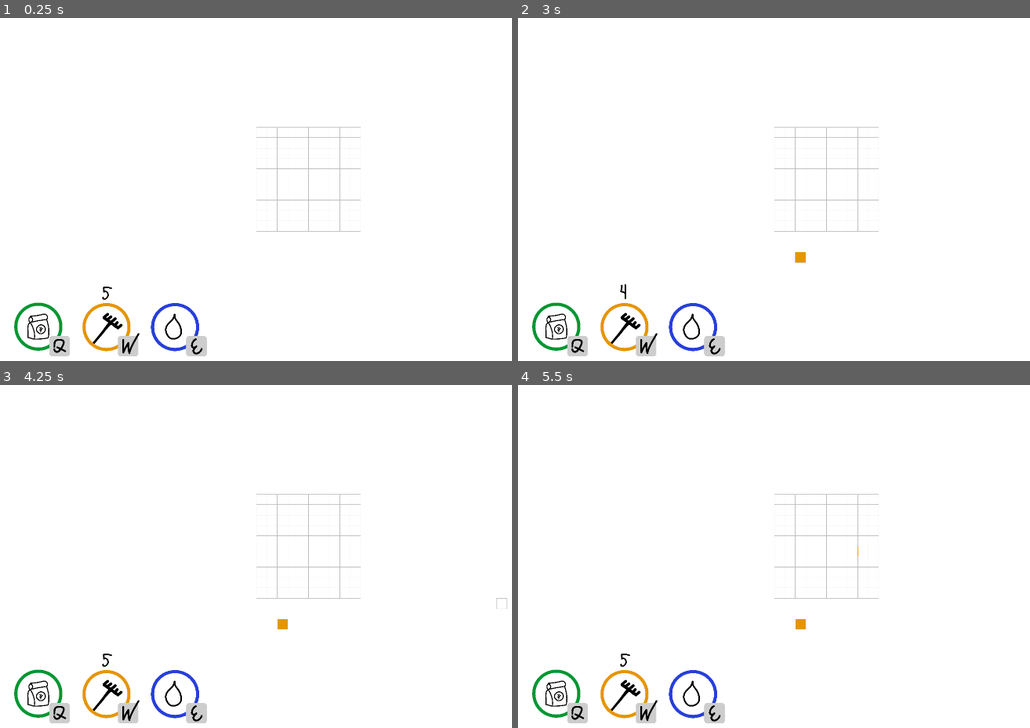
Above: before the commit, frames 1-4 (two rows, left to right).
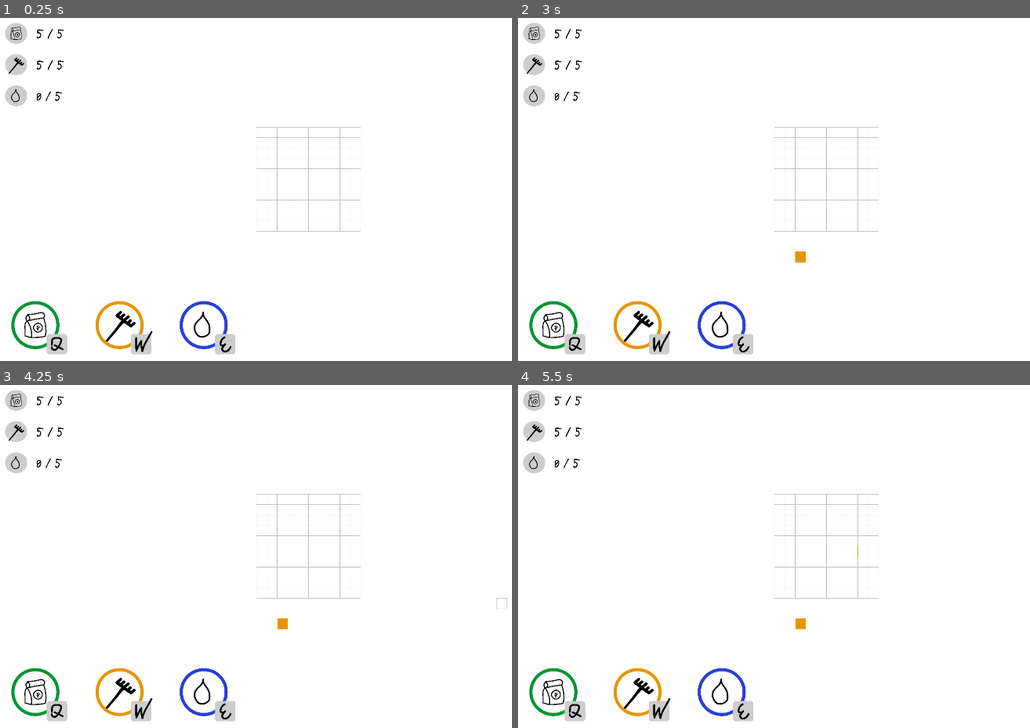
Above: after the commit, the same moments.

Repository: romaiy/gamedev-homework
Game: Godot game, scene res://scenes/main/main.tscn
Two runs of this game, one before a commit and one after it. Both use one fixed random seed, a clock stepped at 60 frames per second and the inputs below.
Inputs (mouse positions are in pixels of both pictures, inside the frame that each line leads up to):
- Up to frame 1 (0.25 s): no input
- Up to frame 2 (3 s): tap Enter at 0.5, 2 s; move the mouse to (963, 172) at 0.52 s; hold Q (plant) 0.53-1.28 s; tap E (water) at 0.8, 1.35 s; tap Space at 1.25, 2.75 s; move the mouse to (702, 206) at 1.27 s; tap W (weed) at 1.55 s; move the mouse to (886, 110) at 2.02 s; hold W (weed) 2.03-2.78 s; tap Q (plant) at 2.3 s; move the mouse to (794, 258) at 2.77 s; click (794, 258) at 2.85 s
- Up to frame 3 (4.25 s): tap E (water) at 3.05 s; tap Enter at 3.5 s; move the mouse to (496, 607) at 3.52 s; hold Q (plant) from 3.53 s (still down); tap W (weed) at 3.8 s
- Up to frame 4 (5.5 s): tap Space at 4.25 s; move the mouse to (640, 501) at 4.27 s; release Q (plant) at 4.28 s; tap E (water) at 4.35, 5.3 s; tap Q (plant) at 4.55 s; move the mouse to (855, 556) at 5.02 s; hold W (weed) from 5.03 s (still down)

The runs differ from the first frame. In frame 1, 3.6% of the frame differs, in the area x 0-46%, y 1-99%; in frame 2, 3.6%; in frame 3, 3.6%, in the area x 0-57%, y 1-99%; in frame 4, 3.6%.

Commit message:
feat: plant class added

Diff:
--- a/scenes/farm/farm.gd
+++ b/scenes/farm/farm.gd
@@ -1,8 +1,12 @@
 extends Node2D
+
+@export var plant_class: Resource
 
 var weeded_beds = []
 var plants_beds = []
 var watered_beds = []
+
+signal action_is_done
 
 var active_cell_points = null
 
@@ -40,11 +44,18 @@
 func add_plant():
 	if (!plants_beds.has(active_cell_points) and weeded_beds.has(active_cell_points)):
 		plants_beds.append(active_cell_points)
+		action_is_done.emit('plant')
+
+		if plant_class:
+			var plant = plant_class.new(active_cell_points.x, active_cell_points.y)
+			add_child(plant)
 
 func add_weed():
 	if (!weeded_beds.has(active_cell_points)):
 		weeded_beds.append(active_cell_points)
+		action_is_done.emit('weed')
 
 func add_water():
 	if (!watered_beds.has(active_cell_points)):
 		watered_beds.append(active_cell_points)
+		action_is_done.emit('water')
--- a/scenes/farm/farm.tscn
+++ b/scenes/farm/farm.tscn
@@ -1,8 +1,11 @@
-[gd_scene load_steps=2 format=3 uid="uid://ddtylbqwpg8gp"]
+[gd_scene load_steps=3 format=3 uid="uid://ddtylbqwpg8gp"]
 
 [ext_resource type="Script" path="res://scenes/farm/farm.gd" id="1_ge8pg"]
+[ext_resource type="Script" path="res://scenes/plant/plant.gd" id="2_hxy5e"]
 
 [node name="Farm" type="Node2D"]
+position = Vector2(0, -2)
 script = ExtResource("1_ge8pg")
+plant_class = ExtResource("2_hxy5e")
 
-[node name="WaterDryingTimer" type="Timer" parent="."]
+[node name="Timer" type="Timer" parent="."]
--- a/scenes/hud/hud.gd
+++ b/scenes/hud/hud.gd
@@ -1,15 +1,20 @@
-extends Node2D
+extends CanvasLayer
 
 
 # Called when the node enters the scene tree for the first time.
 func _ready():
-	pass # Replace with function body.
+	 # Replace with function body.
+	pass
+
+# Called every frame. 'delta' is the elapsed time since the previous frame.
+func _process(_delta):
+	pass
+
+func update_charges(chargesType: String, charges):
+	var node_path = "Header/" + chargesType + "/ChargesCount"
+	var charges_label = get_node(node_path)
+	charges_label.text = str(charges, ' / ', 5)
 
 
-# Called every frame. 'delta' is the elapsed time since the previous frame.
-func _process(delta):
-	pass
-
-
-func _on_user_user_weeded(charges):
-	$CanvasGroup/weed/ChargesCount.text = str(charges)
+func _on_user_change_hud(chargesType: String, charges):
+	update_charges(chargesType, charges)
--- a/scenes/hud/hud.tscn
+++ b/scenes/hud/hud.tscn
@@ -1,32 +1,103 @@
-[gd_scene load_steps=7 format=3 uid="uid://ddc30ltvi7iru"]
+[gd_scene load_steps=10 format=3 uid="uid://ddc30ltvi7iru"]
 
 [ext_resource type="Texture2D" uid="uid://decxtvnot8h2g" path="res://assets/icons/plant.png" id="1_itinc"]
 [ext_resource type="Texture2D" uid="uid://d3l6mtf65dv47" path="res://assets/icons/weed.png" id="1_ob66n"]
 [ext_resource type="Script" path="res://scenes/hud/hud.gd" id="1_wvdvv"]
 [ext_resource type="Texture2D" uid="uid://ckjjvn6l3ma1y" path="res://assets/icons/text-wrapper.png" id="2_g6bpl"]
+[ext_resource type="Texture2D" uid="uid://bougufx8c5pgv" path="res://assets/icons/small-plant.png" id="2_jpycv"]
 [ext_resource type="Texture2D" uid="uid://bise35vnsy7sf" path="res://assets/icons/water.png" id="3_1r50j"]
 [ext_resource type="FontFile" uid="uid://yyihm3blh2ec" path="res://assets/fonts/Kurochkalapkoi.ttf" id="3_ha6ov"]
+[ext_resource type="Texture2D" uid="uid://c700bvk6xe2rw" path="res://assets/icons/small-weed.png" id="3_yy330"]
+[ext_resource type="Texture2D" uid="uid://dfmi1yb5lnd6c" path="res://assets/icons/small-water.png" id="4_2dq35"]
 
-[node name="Hud" type="Node2D"]
+[node name="Hud" type="CanvasLayer"]
 script = ExtResource("1_wvdvv")
 
-[node name="CanvasGroup" type="CanvasGroup" parent="."]
+[node name="Header" type="Control" parent="."]
+layout_mode = 3
+anchors_preset = 0
 
-[node name="plant" type="Node2D" parent="CanvasGroup"]
-position = Vector2(40, 870)
+[node name="plant" type="Node2D" parent="Header"]
+position = Vector2(64, 64)
+scale = Vector2(0.1, 0.1)
+
+[node name="Small-plant" type="Sprite2D" parent="Header/plant"]
+texture = ExtResource("2_jpycv")
+
+[node name="ChargesCount" type="Label" parent="Header/plant"]
+offset_left = 630.0
+offset_top = -310.0
+offset_right = 1422.0
+offset_bottom = 230.0
+theme_override_colors/font_color = Color(0, 0, 0, 1)
+theme_override_fonts/font = ExtResource("3_ha6ov")
+theme_override_font_sizes/font_size = 450
+text = "0 / 5"
+
+[node name="weed" type="Node2D" parent="Header"]
+position = Vector2(64, 160)
+scale = Vector2(0.1, 0.1)
+
+[node name="Small-weed" type="Sprite2D" parent="Header/weed"]
+texture = ExtResource("3_yy330")
+
+[node name="ChargesCount" type="Label" parent="Header/weed"]
+offset_left = 630.0
+offset_top = -310.0
+offset_right = 1422.0
+offset_bottom = 230.0
+theme_override_colors/font_color = Color(0, 0, 0, 1)
+theme_override_fonts/font = ExtResource("3_ha6ov")
+theme_override_font_sizes/font_size = 450
+text = "0 / 5"
+
+[node name="water" type="Node2D" parent="Header"]
+position = Vector2(64, 256)
+scale = Vector2(0.1, 0.1)
+
+[node name="Small-water" type="Sprite2D" parent="Header/water"]
+texture = ExtResource("4_2dq35")
+
+[node name="ChargesCount" type="Label" parent="Header/water"]
+offset_left = 630.0
+offset_top = -310.0
+offset_right = 1422.0
+offset_bottom = 230.0
+theme_override_colors/font_color = Color(0, 0, 0, 1)
+theme_override_fonts/font = ExtResource("3_ha6ov")
+theme_override_font_sizes/font_size = 450
+text = "0 / 5"
+
+[node name="Footer" type="Control" parent="."]
+custom_minimum_size = Vector2(2.08165e-12, 2.08165e-12)
+layout_mode = 3
+anchors_preset = 2
+anchor_top = 1.0
+anchor_bottom = 1.0
+offset_left = 32.0
+offset_top = -216.0
+offset_right = 32.0
+offset_bottom = -216.0
+grow_vertical = 0
+
+[node name="plant" type="Node2D" parent="Footer"]
 scale = Vector2(0.2, 0.2)
-metadata/_edit_group_ = true
 
-[node name="sprite" type="Sprite2D" parent="CanvasGroup/plant"]
-position = Vector2(460, 475)
+[node name="sprite" type="Sprite2D" parent="Footer/plant"]
+position = Vector2(455, 481)
 texture = ExtResource("1_itinc")
+metadata/_aseprite_wizard_interface_config_ = {
+"animation_section": false,
+"layer_section": false,
+"slice_section": false
+}
 
-[node name="Text-wrapper" type="Sprite2D" parent="CanvasGroup/plant"]
+[node name="Text-wrapper" type="Sprite2D" parent="Footer/plant"]
 position = Vector2(785, 775)
 scale = Vector2(1.2, 1.2)
 texture = ExtResource("2_g6bpl")
 
-[node name="Q" type="Label" parent="CanvasGroup/plant/Text-wrapper"]
+[node name="Q" type="Label" parent="Footer/plant/Text-wrapper"]
 anchors_preset = 8
 anchor_left = 0.5
 anchor_top = 0.5
@@ -47,21 +118,20 @@
 horizontal_alignment = 1
 vertical_alignment = 1
 
-[node name="weed" type="Node2D" parent="CanvasGroup"]
-position = Vector2(250, 870)
+[node name="weed" type="Node2D" parent="Footer"]
+position = Vector2(258, 2.08165e-12)
 scale = Vector2(0.2, 0.2)
-metadata/_edit_group_ = true
 
-[node name="sprite" type="Sprite2D" parent="CanvasGroup/weed"]
+[node name="sprite" type="Sprite2D" parent="Footer/weed"]
 position = Vector2(455, 481)
 texture = ExtResource("1_ob66n")
 
-[node name="Text-wrapper" type="Sprite2D" parent="CanvasGroup/weed"]
+[node name="Text-wrapper" type="Sprite2D" parent="Footer/weed"]
 position = Vector2(785, 775)
 scale = Vector2(1.2, 1.2)
 texture = ExtResource("2_g6bpl")
 
-[node name="W" type="Label" parent="CanvasGroup/weed/Text-wrapper"]
+[node name="W" type="Label" parent="Footer/weed/Text-wrapper"]
 anchors_preset = 8
 anchor_left = 0.5
 anchor_top = 0.5
@@ -82,31 +152,20 @@
 horizontal_alignment = 1
 vertical_alignment = 1
 
-[node name="ChargesCount" type="Label" parent="CanvasGroup/weed"]
-offset_left = 390.0
-offset_top = -280.0
-offset_right = 509.0
-offset_bottom = 116.0
-theme_override_colors/font_color = Color(0, 0, 0, 1)
-theme_override_fonts/font = ExtResource("3_ha6ov")
-theme_override_font_sizes/font_size = 330
-text = "0"
+[node name="water" type="Node2D" parent="Footer"]
+position = Vector2(516, 2.08165e-12)
+scale = Vector2(0.2, 0.2)
 
-[node name="water" type="Node2D" parent="CanvasGroup"]
-position = Vector2(460, 870)
-scale = Vector2(0.2, 0.2)
-metadata/_edit_group_ = true
-
-[node name="sprite" type="Sprite2D" parent="CanvasGroup/water"]
+[node name="sprite" type="Sprite2D" parent="Footer/water"]
 position = Vector2(455, 481)
 texture = ExtResource("3_1r50j")
 
-[node name="Text-wrapper" type="Sprite2D" parent="CanvasGroup/water"]
+[node name="Text-wrapper" type="Sprite2D" parent="Footer/water"]
 position = Vector2(785, 775)
 scale = Vector2(1.2, 1.2)
 texture = ExtResource("2_g6bpl")
 
-[node name="E" type="Label" parent="CanvasGroup/water/Text-wrapper"]
+[node name="E" type="Label" parent="Footer/water/Text-wrapper"]
 anchors_preset = 8
 anchor_left = 0.5
 anchor_top = 0.5
--- a/scenes/main/main.gd
+++ b/scenes/main/main.gd
@@ -30,8 +30,6 @@
 func _draw() -> void:
 	var screen_size: Vector2 = get_viewport_rect().size
 
-	var rect_position: Vector2 = (screen_size - grid_size) / 2
-
 	draw_rect(Rect2(Vector2(0, 0), screen_size), "#FFFFFF")
 
 	for i in range(cell_amount.x + 1):
--- a/scenes/main/main.tscn
+++ b/scenes/main/main.tscn
@@ -16,7 +16,7 @@
 
 [node name="Hud" parent="." instance=ExtResource("4_kf115")]
 
+[connection signal="change_hud" from="user" to="Hud" method="_on_user_change_hud"]
 [connection signal="target_cell_change" from="user" to="grid" method="_on_user_target_cell_change"]
 [connection signal="user_action_change" from="user" to="grid" method="_on_user_user_action_change"]
 [connection signal="user_clicked" from="user" to="farm" method="add_active_cell"]
-[connection signal="user_weeded" from="user" to="Hud" method="_on_user_user_weeded"]
--- a/scenes/plant/plant.gd
+++ b/scenes/plant/plant.gd
@@ -1,8 +1,47 @@
 extends Node2D
 class_name Plant
 
-func _ready() -> void:
-	pass
+# Параметры
+var pos_x: int
+var pos_y: int
+var growth_cycle_duration: float
+var total_cycles: int
 
-func _process(_delta) -> void:
-	pass
+# Внутренние поля
+var current_cycle: int = 0
+var growth_timer: Timer
+
+# Конструктор
+func _init(pos_x: int, pos_y: int, growth_cycle_duration: float = 2.0, total_cycles: int = 3):
+	self.pos_x = pos_x
+	self.pos_y = pos_y
+	self.growth_cycle_duration = growth_cycle_duration
+	self.total_cycles = total_cycles
+
+	# Создание таймера
+	growth_timer = Timer.new()
+	growth_timer.wait_time = growth_cycle_duration
+	growth_timer.autostart = true
+	growth_timer.one_shot = true
+
+	growth_timer.connect("timeout", _on_growth_timer_timeout)
+	add_child(growth_timer)
+
+# Обработчик таймера
+func _on_growth_timer_timeout():
+	if current_cycle < self.total_cycles:
+		current_cycle += 1
+		print("Cycle reached: ", current_cycle, "/", self.total_cycles)
+		# Ожидание полива
+		growth_timer.stop()
+		print("Waiting for watering...")
+	else:
+		print("Plant has fully grown")
+
+# Метод для полива растения
+func water():
+	if current_cycle < self.total_cycles:
+		print("Watering plant...")
+		growth_timer.start()
+	else:
+		print("Plant does not need more water")
--- a/scenes/user/user.gd
+++ b/scenes/user/user.gd
@@ -4,13 +4,17 @@
 signal user_action_change
 signal user_clicked
 
-signal user_weeded
+signal change_hud
 
 var max_weed_charges = 5
 var current_weed_charges = max_weed_charges
 
+var max_plant_charges = 5
+var current_plant_charges = max_plant_charges
+
 func _ready():
-	user_weeded.emit(current_weed_charges)
+	change_hud.emit('weed', current_weed_charges)
+	change_hud.emit('plant', current_plant_charges)
 
 func _process(_delta):
 	if Input.is_action_pressed("plant"):
@@ -42,22 +46,34 @@
 		'water': handleWater(Vector2(x, y))
 
 func handlePlant(pos: Vector2):
+	if current_plant_charges == 0: return
 	user_clicked.emit(pos)
 
 func handleWeed(pos: Vector2):
 	if current_weed_charges == 0: return
-	current_weed_charges -= 1
-	$WeedRechargeTimer.start()
-	user_weeded.emit(current_weed_charges)
 	user_clicked.emit(pos)
 
 func handleWater(pos: Vector2):
 	user_clicked.emit(pos)
 
+func weed_charge_change():
+	current_weed_charges -= 1
+	# $WeedRechargeTimer.start()
+	change_hud.emit('weed', current_weed_charges)
+
+func plant_charge_change():
+	current_plant_charges -= 1
+	# $WeedRechargeTimer.start()
+	change_hud.emit('plant', current_plant_charges)
 
 func _on_weed_recharge_timer_timeout():
 	current_weed_charges += 1
-	user_weeded.emit(current_weed_charges)
+	change_hud.emit('weed', current_weed_charges)
 
 	if current_weed_charges < max_weed_charges:
 		$WeedRechargeTimer.start()
+
+func _on_farm_action_is_done(action_type):
+	match action_type:
+		'weed': weed_charge_change()
+		'plant': plant_charge_change()
Binary file added: assets/icons/small-plant.png
Not shown, added: assets/icons/small-plant.png.import
Binary file added: assets/icons/small-water.png
Not shown, added: assets/icons/small-water.png.import
Binary file added: assets/icons/small-weed.png
Not shown, added: assets/icons/small-weed.png.import
